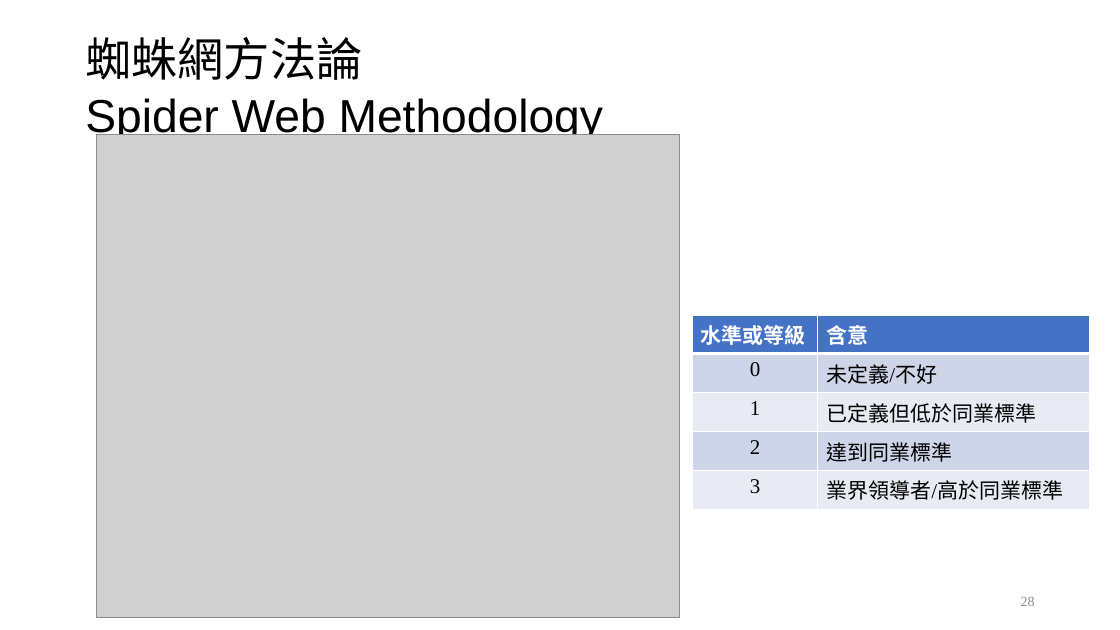
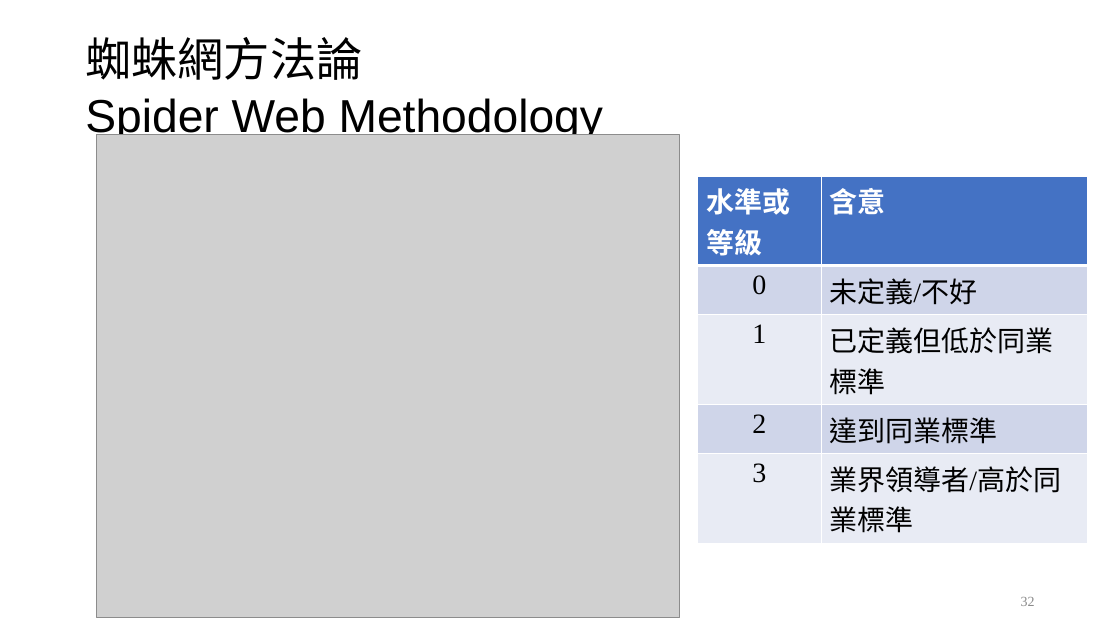
Before and after one commit to ywdeng/uscojywdeng, a slide deck: slide 32 of src/assets/1091/ProjectManagement/CH01/01.pptx (slide 28 before the commit). Drawn at 1120x630 pixels with LibreOffice and Linux fonts; fonts in the diff are those of the drawing; grey boxes stand for pictures. Boxes give left, top, right and bottom in pixels: in the first picture for what was removed or moved away, otherwise in the second. Text is boxed around its words. In the diff, an @@ line names an element or a change of style, - is before the commit and + after.

```diff
--- a/src/assets/1091/ProjectManagement/CH01/01.pptx
+++ b/src/assets/1091/ProjectManagement/CH01/01.pptx
@@ table at [698,176,1088,537] @@
-row 1, column 1: 水準或等級
+row 1, column 1: 水準或 等級
@@ size 18 to 24 pt in "含意", "0", "未定義/不好", "1" and 5 more places @@
@@ table: place and size @@
-table at [692,315,1090,504]
+table at [698,176,1088,537]
@@ page number at [1021,597,1035,606]: text changed @@
-28
+32
```
Also in this commit, not shown: 12 other slides changed, 9 slides added, 6 other files.
